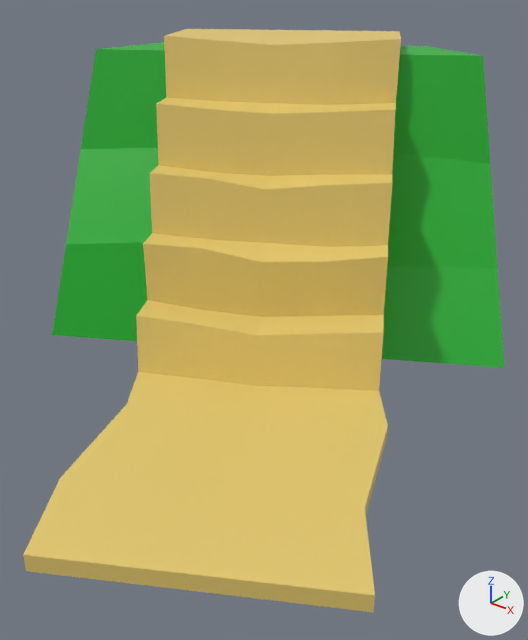
One commit to the glTF model book_of_tiles_godot/models/blockouts/module-corner_land_cliff_small_stairs.glb: the scene before it, then after it.
The view is the same before and after, from a 50 mm camera at (0.659, -0.802, 0.634) aimed at (0.031, -0.017, 0.147). The lights are fixed; the arrows at lower right show +X, +Y and +Z. The picture after the commit comes second.

In view in the first picture: 'module-corner_land_cliff_small_stairs'.
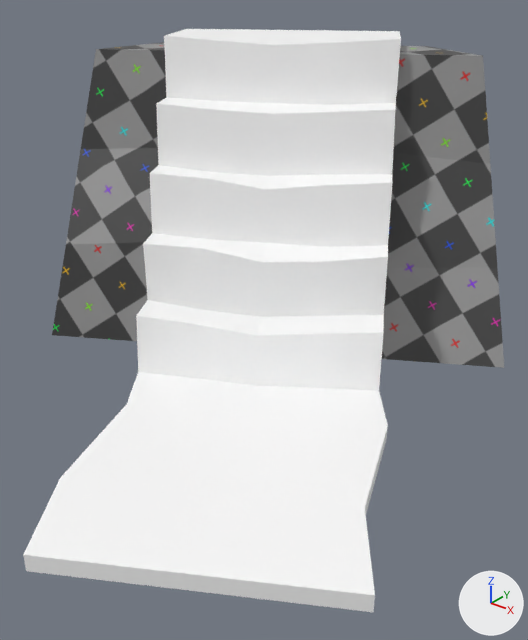
Edits to the scene script, one JSON object a line:
```json
{"op": "add", "block": "img_untitled", "code": ["img_untitled = load_image('Untitled', '_unpacked/Untitled', 1024, 1024, 'sRGB')"]}
{"op": "remove", "block": "mat_mat_land", "code": "mat_mat_land.base_color = (0.0181, 0.461, 0.033)  # green #25b533"}
{"op": "add", "block": "mat_mat_land", "code": "mat_mat_land.texture = img_untitled"}
{"op": "set", "path": "mat_mat_path.base_color", "old": "(0.8, 0.601, 0.166)", "new": "(1.0, 1.0, 1.0)", "note": "yellow #e7cc71 -> white #ffffff"}
```

What differs and where, as boxes (x1, y1, x2, y2) in the pictures (528 x 640 px):
```json
{"object": "module-corner_land_cliff_small_stairs", "change": "surface changed, recoloured", "before": [23, 29, 504, 612], "after": [23, 29, 504, 612], "on screen": "lighter"}
```
